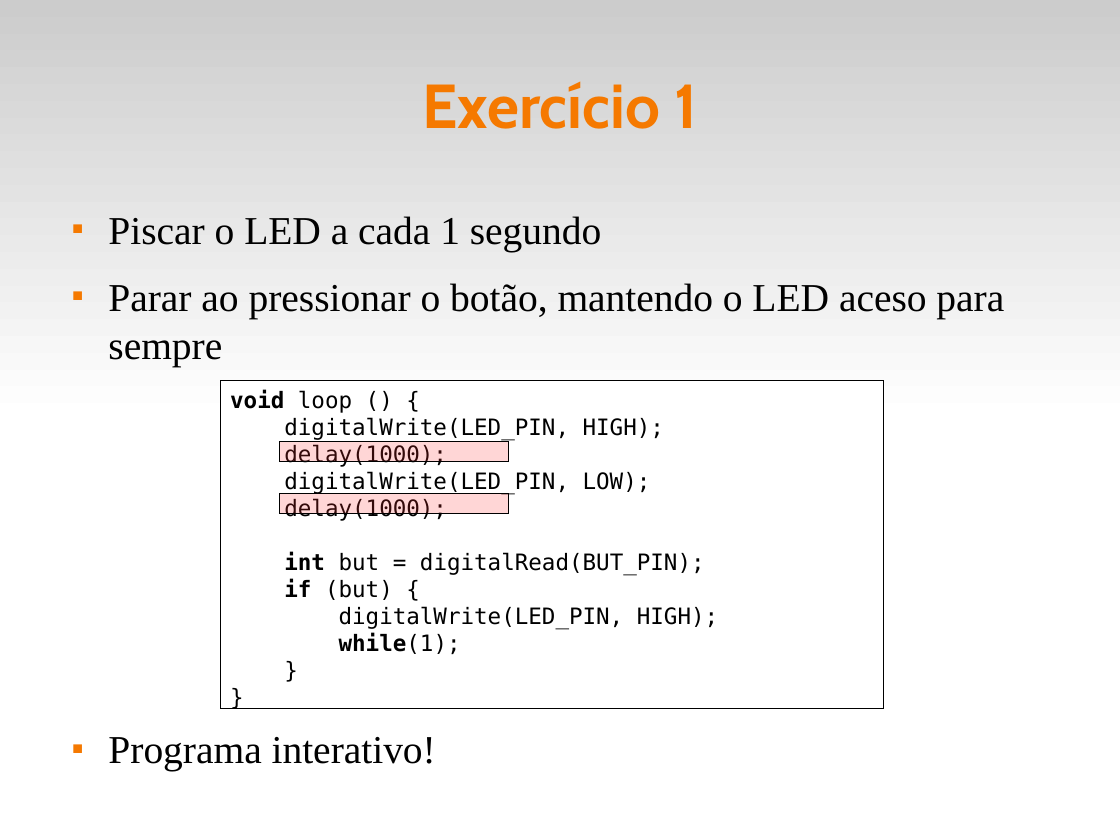
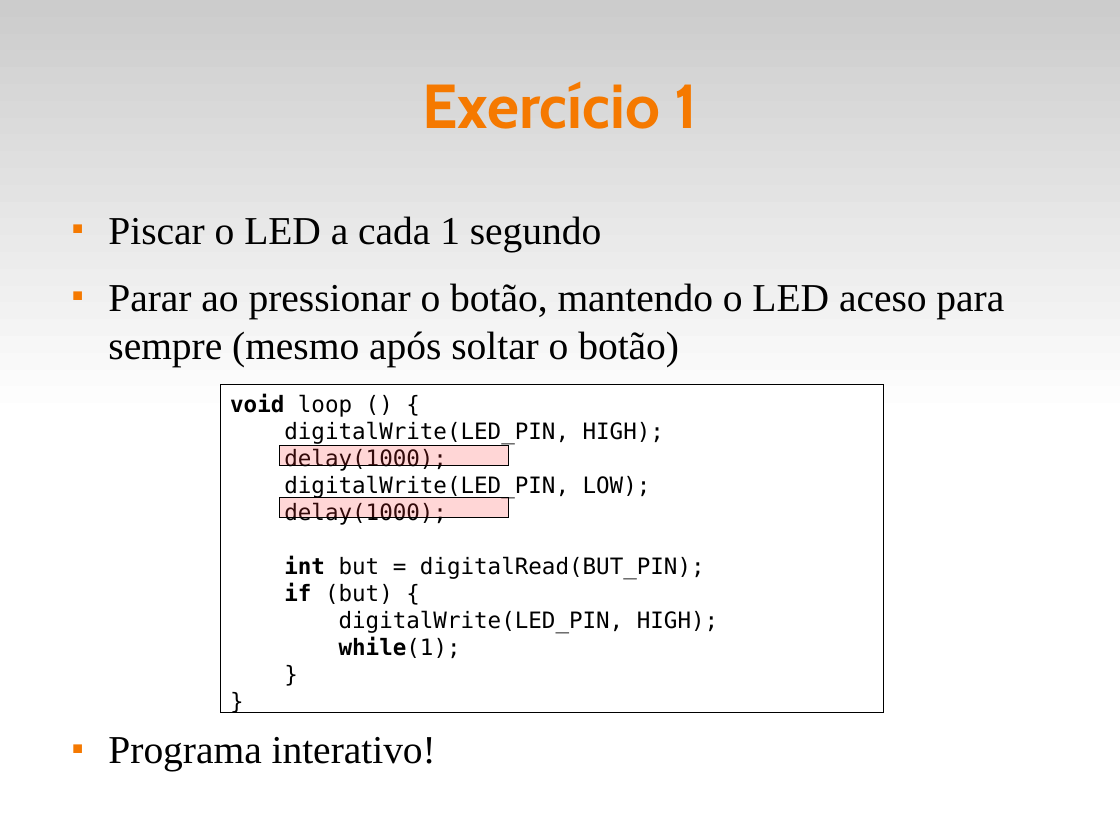
Before and after one commit to fsantanna-uerj/reativos, a slide deck: slide 9 of slides/02_arduino.odp. Drawn at 1120x840 pixels with LibreOffice and Linux fonts; fonts in the diff are those of the drawing. Boxes give left, top, right and bottom in pixels: in the first picture for what was removed or moved away, otherwise in the second. Text is boxed around its words. In the diff, an @@ line names an element or a change of style, - is before the commit and + after.

Commit message:
(>) slides

```diff
--- a/slides/02_arduino.odp
+++ b/slides/02_arduino.odp
@@ text at box(108, 283, 1004, 367): text changed @@
-■ Parar ao pressionar o botão, mantendo o LED aceso para sempre
+■ Parar ao pressionar o botão, mantendo o LED aceso para sempre (mesmo após soltar o botão)
@@ 3 rectangles: place and size @@
-3 rectangles at box(221, 380, 884, 707)
+3 rectangles at box(221, 384, 884, 711)
```
Also in this commit, not shown: 1 other slide changed, 5 other files.
